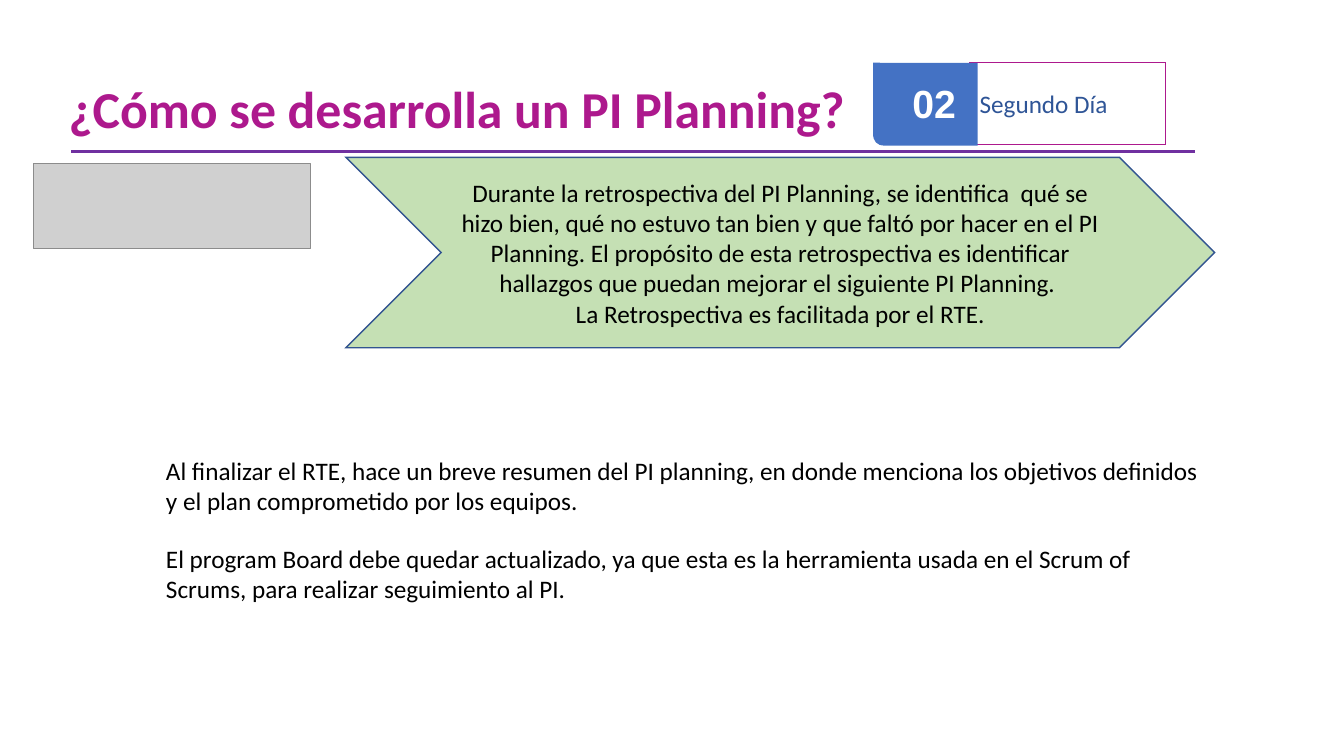
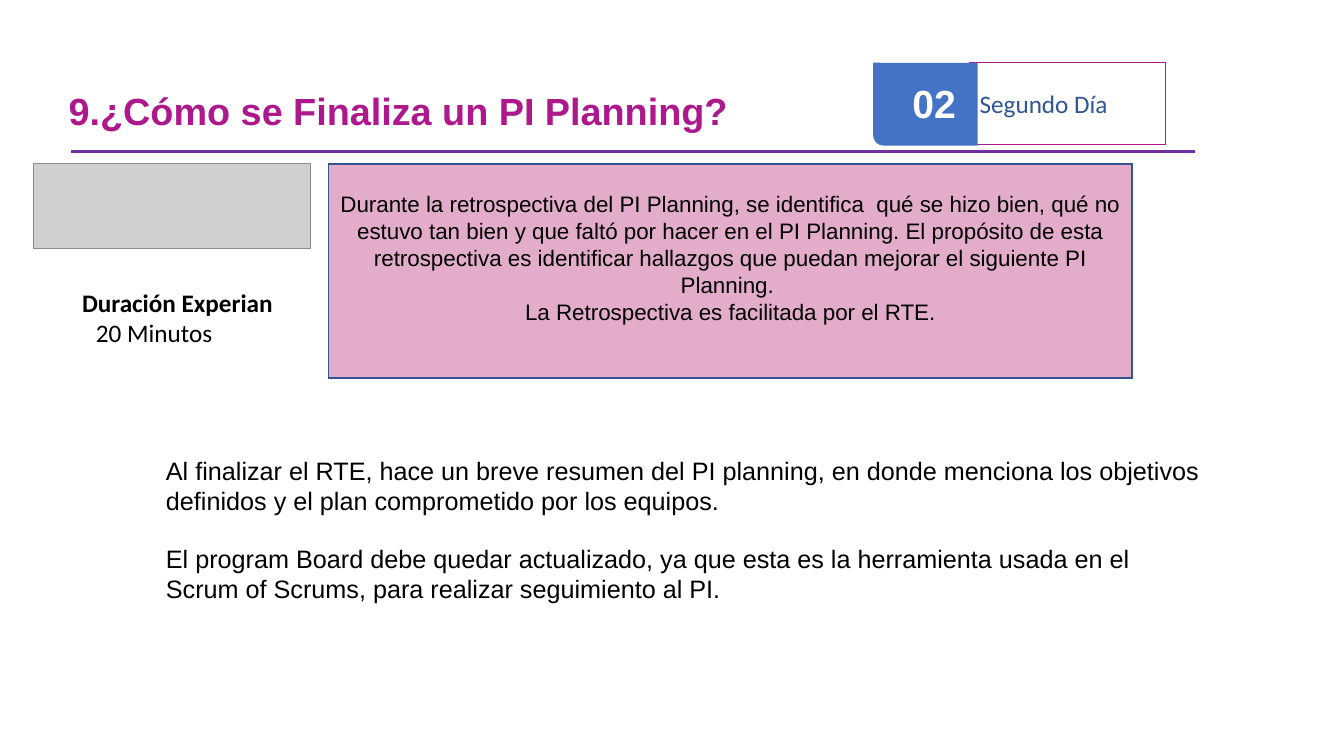
Before and after one commit to omesan/Agile, a slide deck: slide 22 of Stefanini/Stefanini.Clientes/Stefanini.Cliente.Experian/Guia PIPlanning _ExperianV1.0 (002) (003)_REV SH (01).pptx. Drawn at 1344x756 pixels with LibreOffice and Linux fonts; fonts in the diff are those of the drawing; grey boxes stand for pictures. Boxes give left, top, right and bottom in pixels: in the first picture for what was removed or moved away, otherwise in the second. Text is boxed around its words. In the diff, an @@ line names an element or a change of style, - is before the commit and + after.

```diff
--- a/Stefanini/Stefanini.Clientes/Stefanini.Cliente.Experian/Guia PIPlanning _ExperianV1.0 (002) (003)_REV SH (01).pptx
+++ b/Stefanini/Stefanini.Clientes/Stefanini.Cliente.Experian/Guia PIPlanning _ExperianV1.0 (002) (003)_REV SH (01).pptx
@@ text at (69, 97, 727, 132): text changed; size 37 to 27 pt; font Calibri to Arial @@
-¿Cómo se desarrolla un PI Planning?
+9.¿Cómo se Finaliza un PI Planning?
@@ rectangle "Durante la retrospectiva del PI ...": place and size @@
-rectangle "Durante la retrospectiva del PI ..." at (346, 157, 1215, 348)
+rectangle "Durante la retrospectiva del PI ..." at (329, 164, 1132, 378)
@@ rectangle "Durante la retrospectiva del PI ..." at (329, 164, 1132, 378): size 18 to 16 pt, font Calibri to Arial; chevron to rectangle; fill #C5E0B4 to #E3ACCB @@
@@ text added at (82, 294, 273, 316), 18 pt, text #000000, bold @@
+Duración Experian
@@ text added at (96, 324, 212, 342), 18 pt, text #000000 @@
+20 Minutos
@@ text "Al finalizar el RTE, hace ..." at (166, 461, 1198, 516): font Calibri to Arial @@
@@ text "El program Board debe quedar ..." at (166, 549, 1130, 603): font Calibri to Arial @@
```
Also in this commit, not shown: 16 other slides changed, 4 slides added, 4 slides removed, 1 other file.
